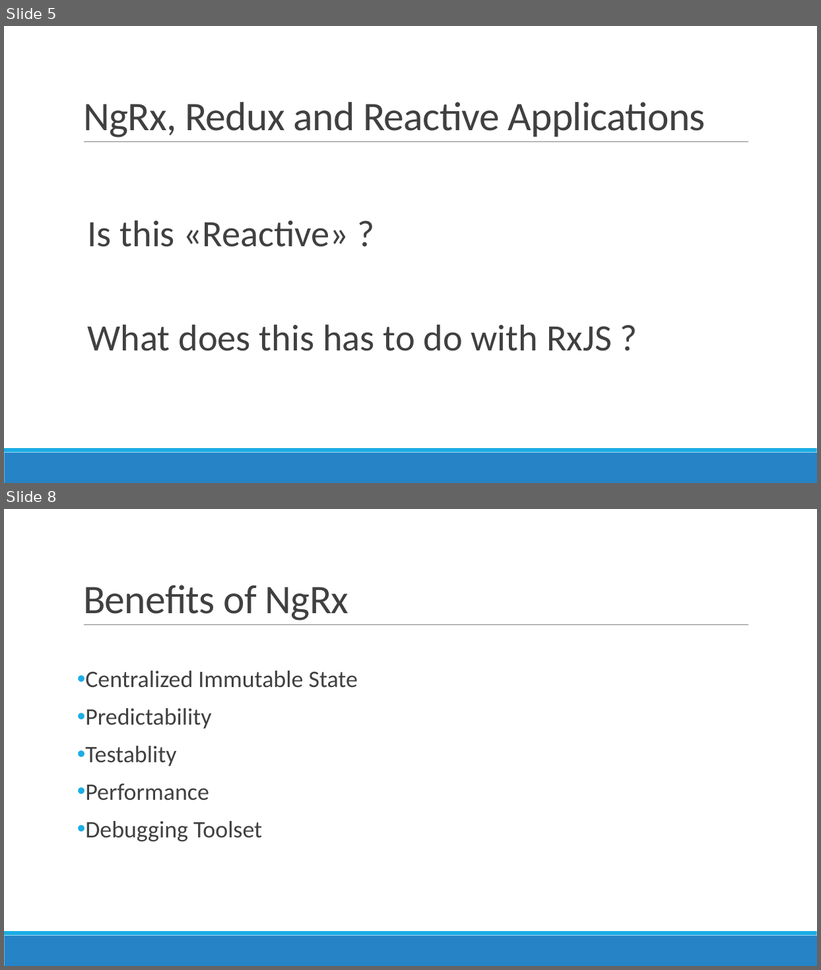
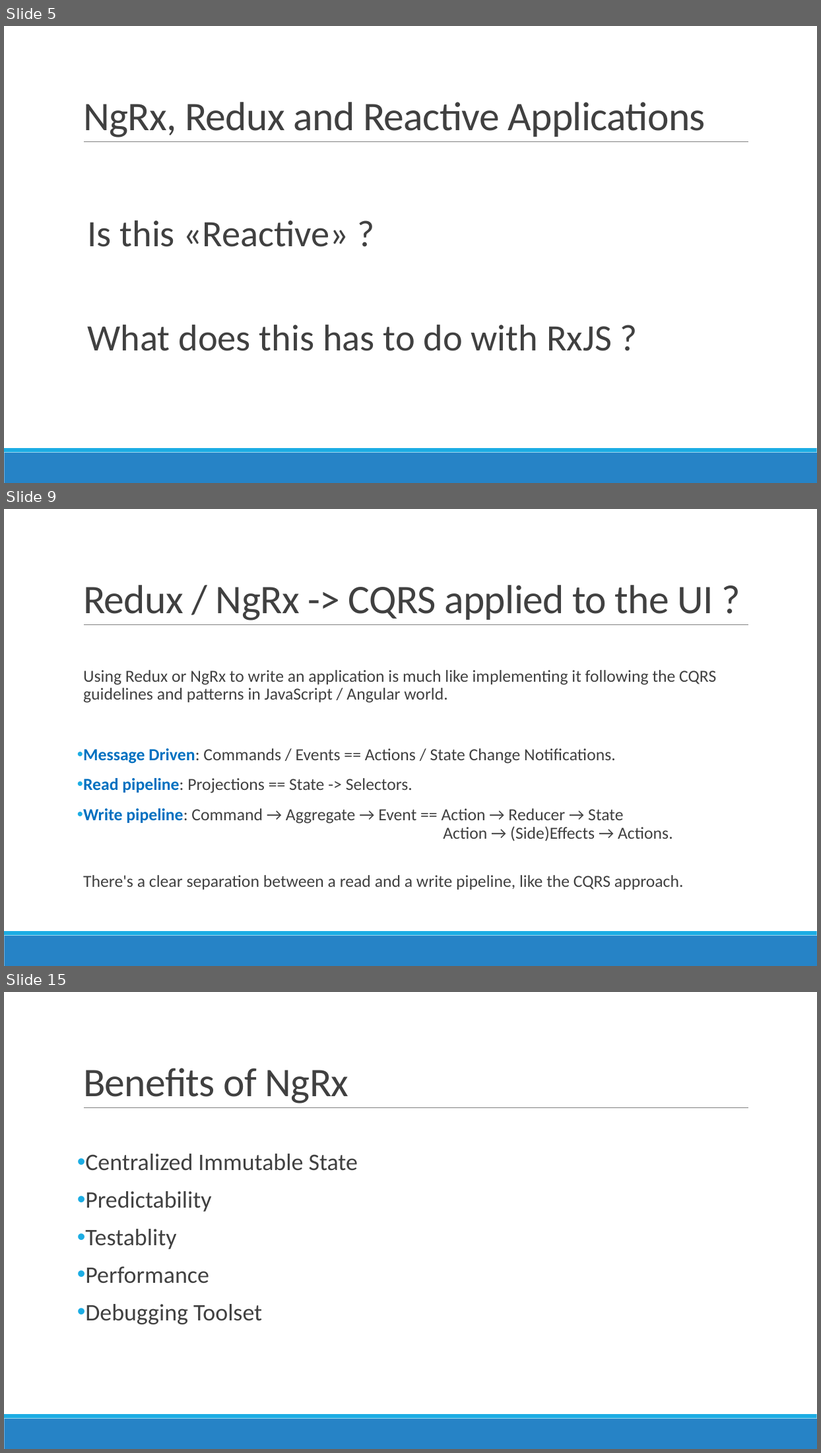
Before and after one commit to AGiorgetti/ngrx101, a slide deck: ReactiveProgramming_ngrx.pptx. Shown one above the other, each under a label of ours: slides 5 and 8 before the commit, slides 5, 9 and 15 after it; the slides between them are not shown. The pictures are 821x970 and 821x1453 pixels, drawn with LibreOffice and Linux fonts; fonts in the diff are those of the drawing. Boxes give left, top, right and bottom in pixels: in the first picture for what was removed or moved away, otherwise in the second. Text is boxed around its words. In the diff, an @@ line names an element or a change of style, - is before the commit and + after.

```diff
--- a/ReactiveProgramming_ngrx.pptx
+++ b/ReactiveProgramming_ngrx.pptx
@@ slide 9 added at <box>4,509,817,966</box>, background #FFFFFF; not listed: 3 template elements that a slide beside it also shows @@
@@ title added at <box>83,585,714,621</box>, 48 pt, text #404040 @@
+Redux / NgRx -> CQRS applied to the UI ?
@@ text added at <box>83,670,716,890</box>, 20 pt, text #404040 @@
+  Using Redux or NgRx to write an application is much like implementing it following the CQRS guidelines and patterns in JavaScript / Angular world.
+• Message Driven: Commands / Events == Actions / State Change Notifications.
+• Read pipeline: Projections == State -> Selectors.
+• Write pipeline: Command → Aggregate → Event == Action → Reducer → State
+  Action → (Side)Effects → Actions.
+  There's a clear separation between a read and a write pipeline, like the CQRS approach.
@@ what was slide 8 is now slide 15 @@
```
Also in this commit, not shown: 4 slides changed, 5 other slides added, 1 slide removed, 1 other file.
